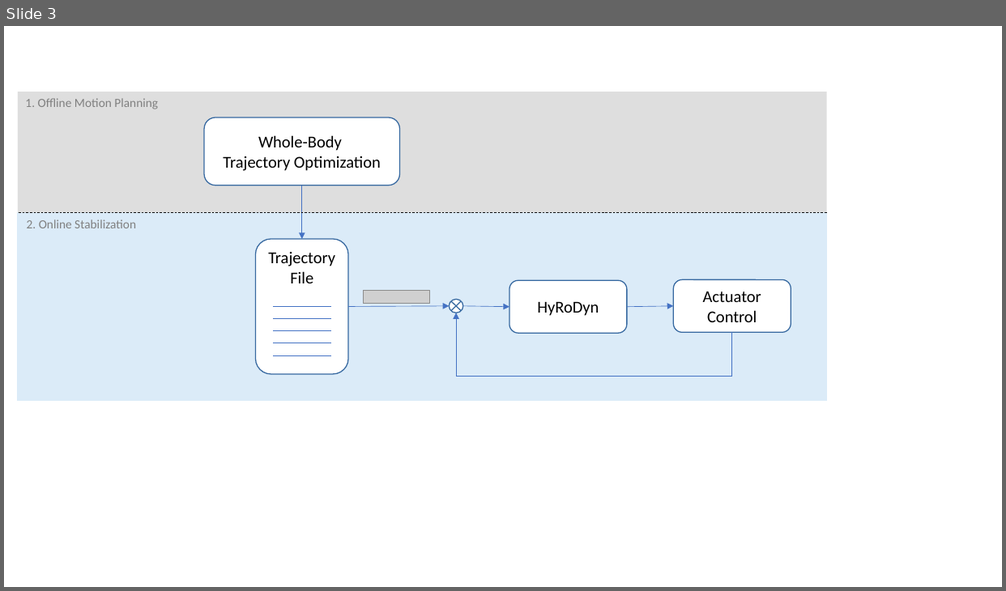
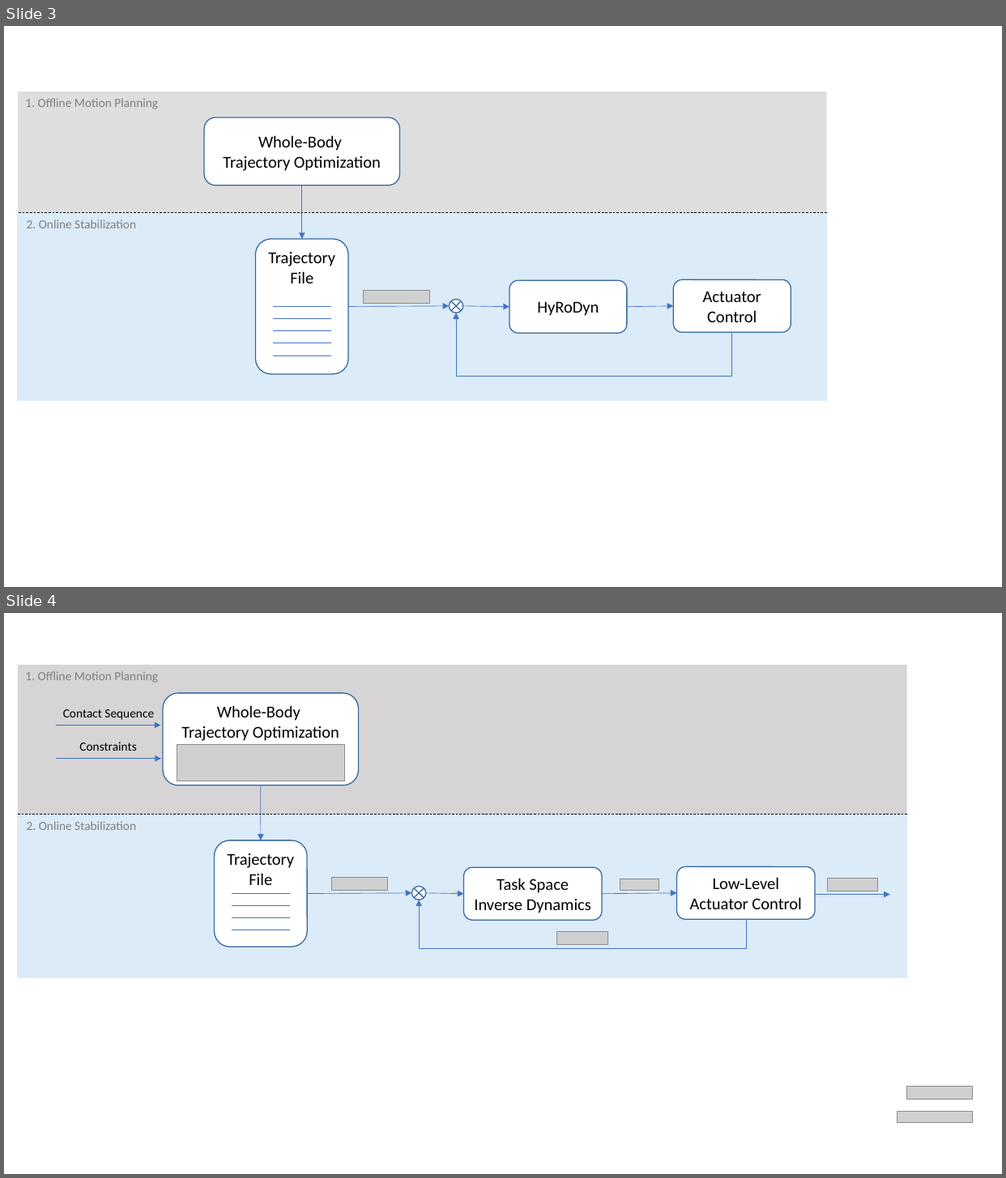
Before and after one commit to julesser/ma-thesis, a slide deck: img/pptGraphs.pptx. Shown one above the other, each under a label of ours: slide 3 before the commit, slides 3 and 4 after it. The pictures are 1006x591 and 1006x1178 pixels, drawn with LibreOffice and Linux fonts; fonts in the diff are those of the drawing; grey boxes stand for pictures. Boxes give left, top, right and bottom in pixels: in the first picture for what was removed or moved away, otherwise in the second. Text is boxed around its words. In the diff, an @@ line names an element or a change of style, - is before the commit and + after.

Commit message:
Added structure figure, constraints discussion and CoP Implementation

```diff
--- a/img/pptGraphs.pptx
+++ b/img/pptGraphs.pptx
@@ slide 4 added at <box>4,613,1002,1174</box>, background #FFFFFF @@
@@ rectangle added at <box>18,665,907,815</box>, fill #AFABAB at 50% opacity @@
@@ text added at <box>25,671,158,683</box>, 12 pt, text #808080 @@
+1. Offline Motion Planning
@@ text added at <box>63,709,154,720</box>, 12 pt, text #000000 @@
+Contact Sequence
@@ rounded rectangle added at <box>163,693,358,786</box>, fill #FFFFFF, outline #3668A0 1 pt, 16 pt, text #000000 @@
+Whole-Body
+Trajectory Optimization
@@ arrow added from (56, 726) to (160, 726), #4472C4 0.5 pt @@
@@ arrow added from (56, 758) to (161, 758), #4472C4 0.5 pt @@
@@ text added at <box>79,742,136,751</box>, 12 pt, text #000000 @@
+Constraints
@@ picture added at <box>177,745,345,781</box> @@
@@ arrow added from (261, 786) to (261, 841), #4472C4 0.5 pt @@
@@ rectangle added at <box>18,814,907,977</box>, fill #DBEBF8, outline #DBEBF8 1 pt @@
@@ line added from (18, 814) to (907, 814), #000000 0.5 pt dashed @@
@@ text added at <box>27,821,136,830</box>, 12 pt, text #808080 @@
+2. Online Stabilization
@@ rounded rectangle added at <box>215,841,307,947</box>, fill #FFFFFF, outline #3668A0 1 pt, 16 pt, text #000000 @@
+Trajectory File
@@ picture added at <box>332,877,388,890</box> @@
@@ rounded rectangle added at <box>463,867,602,920</box>, fill #FFFFFF, outline #3668A0 1 pt, 16 pt, text #000000 @@
+Task Space Inverse Dynamics
@@ picture added at <box>620,879,659,890</box> @@
@@ rounded rectangle added at <box>677,867,815,919</box>, fill #FFFFFF, outline #3668A0 1 pt, 16 pt, text #000000 @@
+Low-Level Actuator Control
@@ picture added at <box>828,878,879,891</box> @@
@@ arrow added from (307, 894) to (412, 893), #4472C4 0.5 pt @@
@@ flow chart summing junction added at <box>412,886,426,900</box>, fill #FFFFFF, outline #3668A0 1 pt @@
@@ elbow arrow added from (746, 919) to (419, 900), #4472C4 0.5 pt @@
@@ arrow added from (426, 893) to (463, 894), #4472C4 0.5 pt @@
@@ arrow added from (602, 894) to (677, 893), #4472C4 0.5 pt @@
@@ arrow added from (815, 895) to (890, 895), #4472C4 0.5 pt @@
@@ group added at <box>232,894,290,930</box>: 4 lines @@
@@ picture added at <box>557,932,608,944</box> @@
@@ picture added at <box>907,1087,973,1100</box> @@
@@ picture added at <box>897,1112,973,1122</box> @@
```
Also in this commit, not shown: 4 other slides added, 59 other files.
